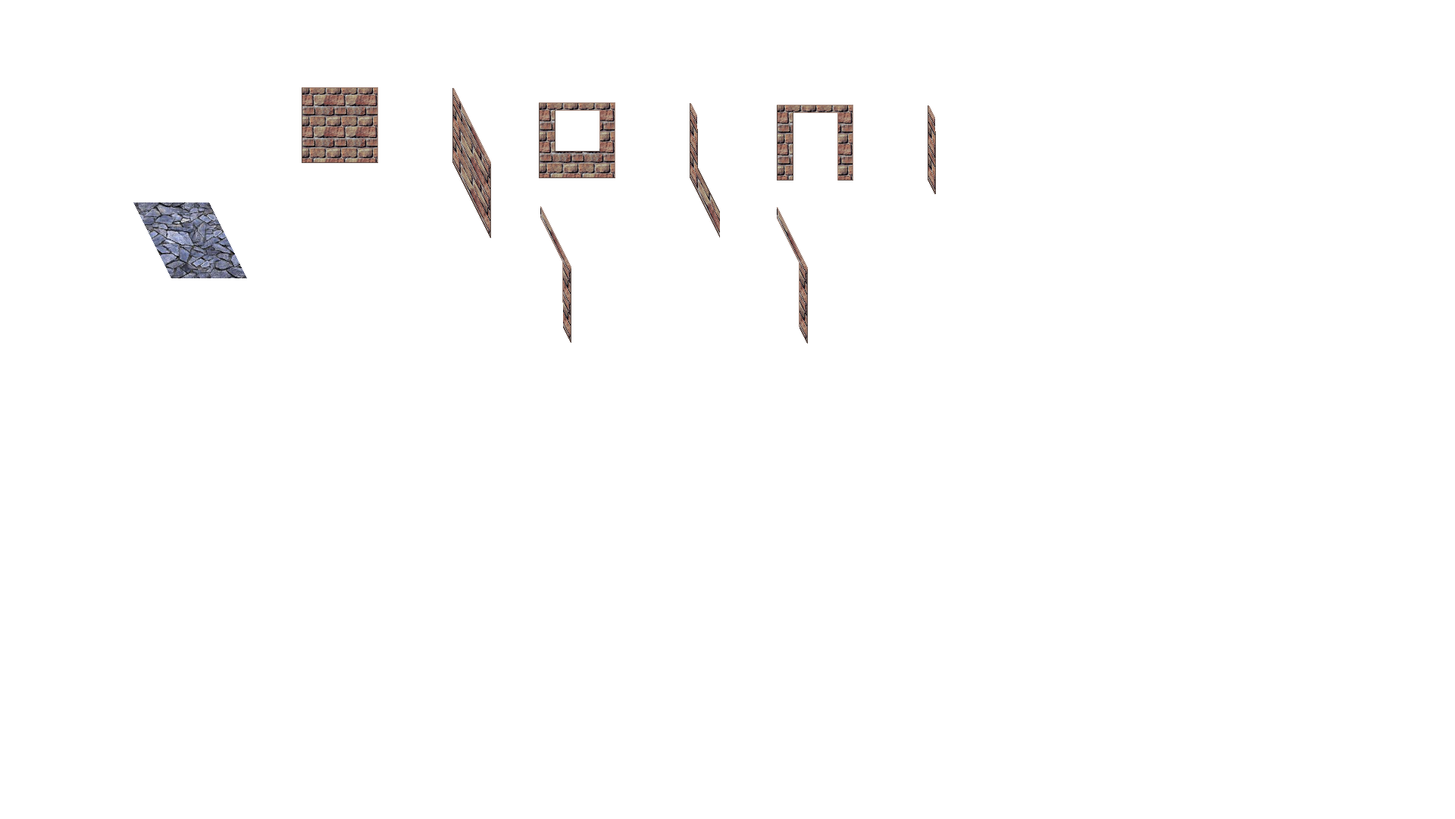
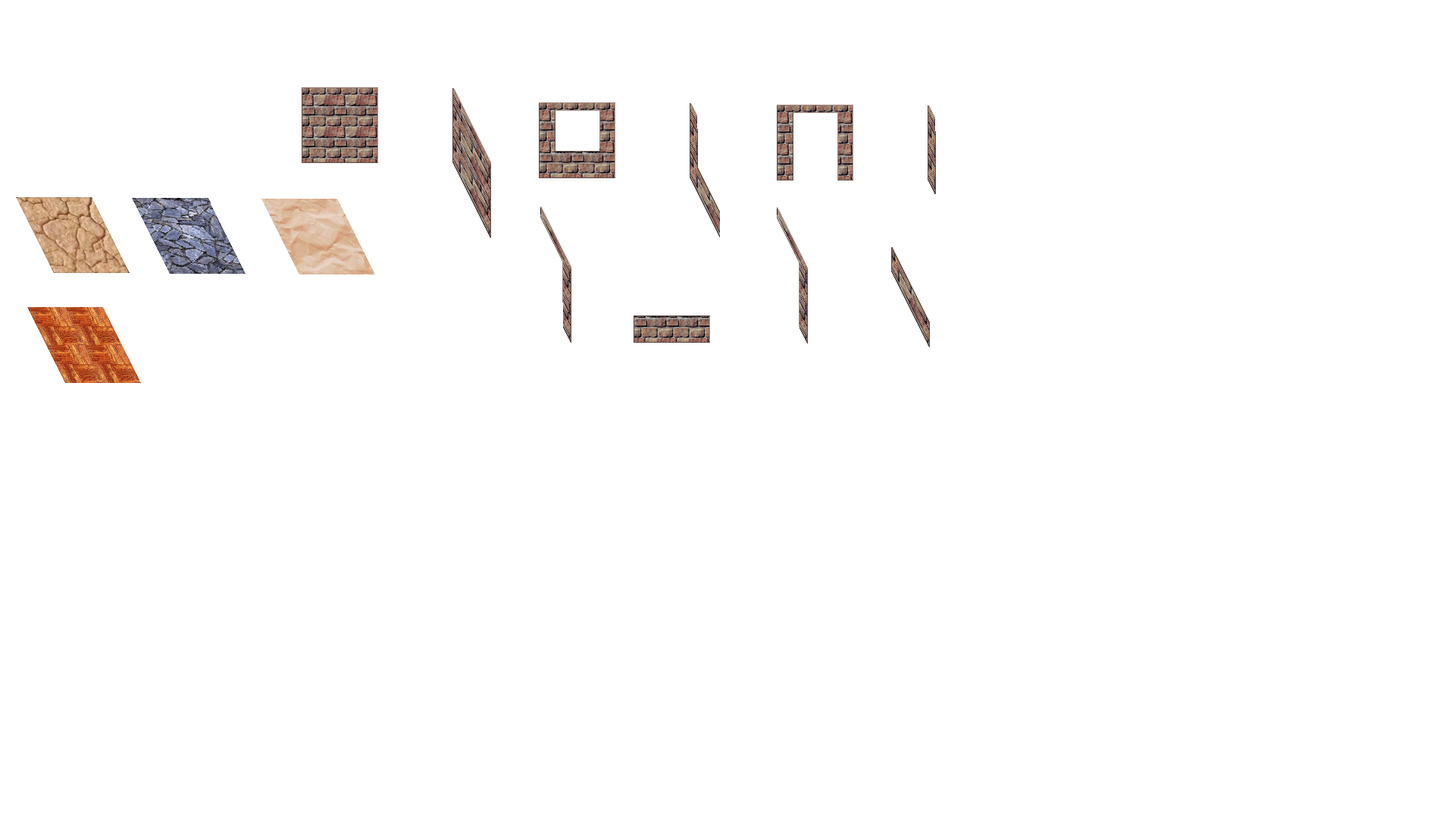
Two versions of the same layered image (1455 × 819). Layer-by-layer changes:
added layer "tile. kopia #1" above "tile" over 27, 306, 141, 383
added layer "tile. kopia" above "iso_tile. kopia #1" over 261, 198, 376, 275
painted on "iso_tile. kopia #1" over 15, 197, 248, 279
added layer "iso_tile. kopia" above "iso_tile" over 131, 197, 246, 274
painted on "Walls" over 633, 247, 931, 348
hid "Tło", painted on it over 15, 197, 931, 383
